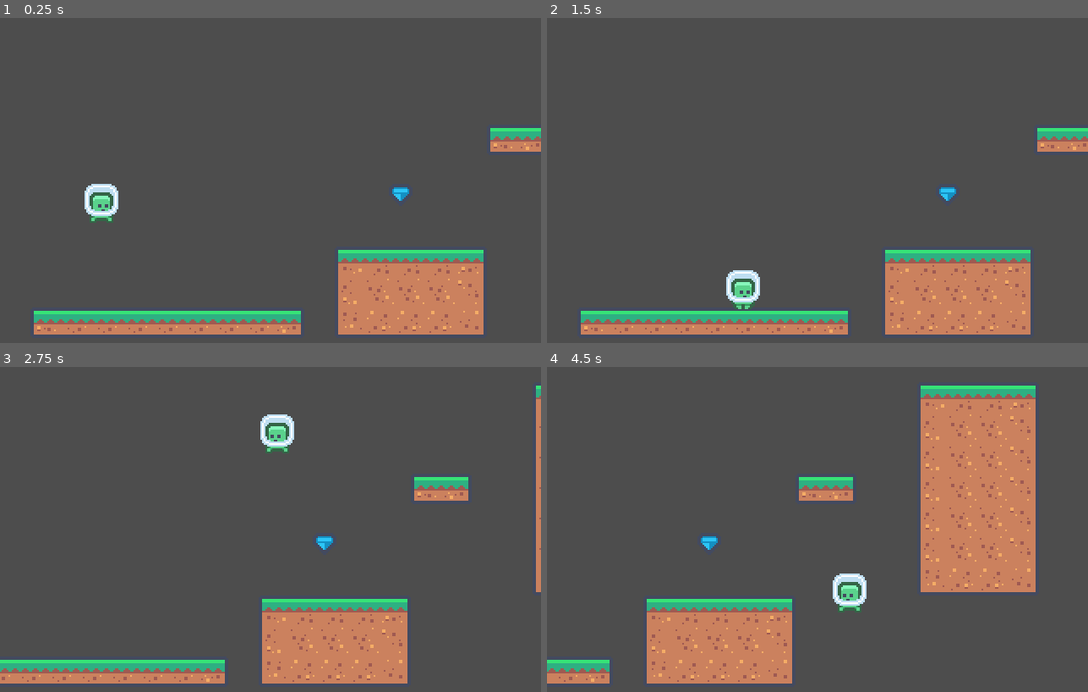
Above: before the commit, frames 1-4 (two rows, left to right).
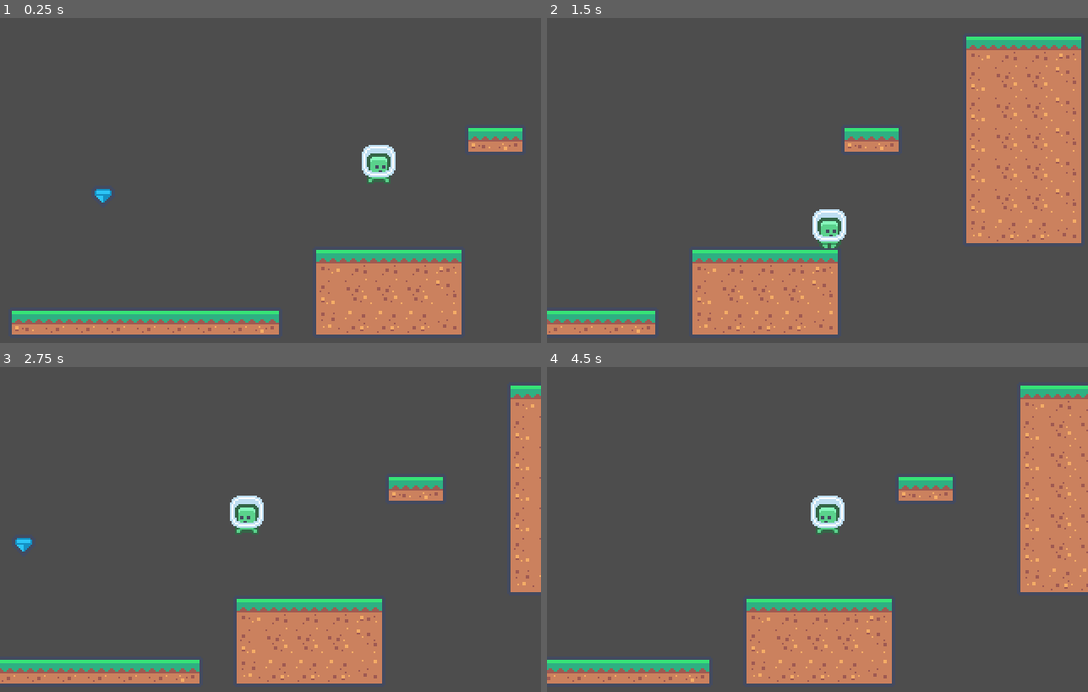
Above: after the commit, the same moments.

Repository: drusin/godot-example-jump-n-run
Game: Godot game, scene res://src/game_scene.tscn
Two runs of this game, one before a commit and one after it. Both use one fixed random seed, a clock stepped at 60 frames per second and the inputs below. Before the commit the project starts from res://game_scene.tscn.
Inputs:
- Up to frame 1 (0.25 s): no input
- Up to frame 2 (1.5 s): hold D (g_right) from 0.53 s (still down); tap Space (g_jump) at 0.6, 0.77, 1.07, 1.35 s
- Up to frame 3 (2.75 s): tap Space (g_jump) at 1.52, 1.82, 2.1 s; release D (g_right) at 2.03 s; hold A (g_left) from 2.03 s (still down)
- Up to frame 4 (4.5 s): release A (g_left) at 2.78 s; hold D (g_right) 2.78-4.28 s; tap Space (g_jump) at 2.85, 3.02, 3.32, 3.6, 3.77, 4.07, 4.35 s; hold A (g_left) from 4.28 s (still down)

The runs differ from the first frame. In frame 1, 5.8% of the frame differs, in the area x 2-100%, y 33-98%; in frame 2, 29%; in frame 3, 9.2%; in frame 4, 30%, in the area x 0-100%, y 5-98%.

Commit message:
cleaner folder structure

Diff:
--- a/jump-n-run/player/player_input.gd
+++ /dev/null
@@ -1,48 +0,0 @@
-class_name PlayerInput
-extends Node
-
-enum Controls {
-	LEFT,
-	RIGHT,
-	JUMP
-}
-
-const BUFFER_MS := 150
-
-var movement_axis := 0.0
-
-var jump_pressed: bool:
-	get:
-		return _jump_buffer.pressed()
-var _jump_buffer := BufferedAction.new()
-
-var _mapping := {}
-
-func _init() -> void:
-	_mapping[Controls.LEFT] = "g_left"
-	_mapping[Controls.RIGHT] = "g_right"
-	_mapping[Controls.JUMP] = "g_jump"
-
-
-func _process(_delta: float) -> void:
-	movement_axis = Input.get_axis(_mapping[Controls.LEFT], _mapping[Controls.RIGHT])
-
-
-func _unhandled_input(event: InputEvent) -> void:
-	if not event.is_pressed():
-		return
-	if event.is_action_pressed(_mapping[Controls.JUMP]):
-		_jump_buffer.trigger()
-		return
-
-
-class BufferedAction extends RefCounted:
-	var _last_timestamp := 0.0
-
-	func pressed() -> bool:
-		# "consume" the press on read, else double jump is triggered if you hold the button for longer than a frame
-		var timestamp := _last_timestamp
-		_last_timestamp = 0.0
-		return Time.get_ticks_msec() - timestamp <= BUFFER_MS
-
-	func trigger() -> void:	_last_timestamp = Time.get_ticks_msec()
--- a/jump-n-run/project.godot
+++ b/jump-n-run/project.godot
@@ -11,7 +11,7 @@
 [application]
 
 config/name="Jump-N-Run"
-run/main_scene="res://game_scene.tscn"
+run/main_scene="res://src/game_scene.tscn"
 config/features=PackedStringArray("4.3", "GL Compatibility")
 config/icon="res://icon.svg"
 
--- a/jump-n-run/game_scene.tscn
+++ b/jump-n-run/src/game_scene.tscn
@@ -1,10 +1,10 @@
 [gd_scene load_steps=7 format=4 uid="uid://dd6hgfry1xx6d"]
 
-[ext_resource type="PackedScene" uid="uid://5e53aevhu531" path="res://tile_map_layer.tscn" id="1_q4jpq"]
-[ext_resource type="Script" path="res://game_scene.gd" id="1_ssgfv"]
-[ext_resource type="PackedScene" uid="uid://4sv3s2lr7p00" path="res://player/player.tscn" id="2_rr3li"]
-[ext_resource type="PackedScene" uid="uid://cn3ldgbnyqkkd" path="res://double_jump.tscn" id="3_yvqr7"]
-[ext_resource type="PackedScene" uid="uid://cm413d50x1788" path="res://spawner.tscn" id="4_v0nl7"]
+[ext_resource type="PackedScene" uid="uid://5e53aevhu531" path="res://src/map/tile_map_layer.tscn" id="1_q4jpq"]
+[ext_resource type="Script" path="res://src/game_scene.gd" id="1_ssgfv"]
+[ext_resource type="PackedScene" uid="uid://4sv3s2lr7p00" path="res://src/player/player.tscn" id="2_rr3li"]
+[ext_resource type="PackedScene" uid="uid://cn3ldgbnyqkkd" path="res://src/map/double_jump.tscn" id="3_yvqr7"]
+[ext_resource type="PackedScene" uid="uid://cm413d50x1788" path="res://src/map/spawner.tscn" id="4_v0nl7"]
 
 [sub_resource type="WorldBoundaryShape2D" id="WorldBoundaryShape2D_yrb16"]
 
@@ -14,9 +14,6 @@
 [node name="TileMapLayer" parent="." instance=ExtResource("1_q4jpq")]
 tile_map_data = PackedByteArray("AAABAAsAAAABAAAAAAACAAsAAAACAAAAAAADAAsAAAACAAAAAAAEAAsAAAACAAAAAAAFAAsAAAACAAAAAAAGAA …(2192 unchanged characters)…
 metadata/_edit_lock_ = true
-
-[node name="DoubleJump" parent="TileMapLayer" instance=ExtResource("3_yvqr7")]
-position = Vector2(237, 131)
 
 [node name="SceneCamera" type="Camera2D" parent="."]
 limit_left = 0
@@ -34,9 +31,13 @@
 metadata/_edit_lock_ = true
 
 [node name="PlayerSpawner" parent="." node_paths=PackedStringArray("spawn_to") instance=ExtResource("4_v0nl7")]
-position = Vector2(60, 116)
+position = Vector2(237, 93)
 to_spawn = ExtResource("2_rr3li")
 spawn_to = NodePath("..")
 metadata/_edit_lock_ = true
 
+[node name="DoubleJump" parent="." instance=ExtResource("3_yvqr7")]
+position = Vector2(74, 132)
+metadata/_edit_lock_ = true
+
 [connection signal="body_entered" from="WorldBoundary" to="." method="_on_world_boundary_body_entered"]
--- a/jump-n-run/double_jump.tscn
+++ b/jump-n-run/src/map/double_jump.tscn
@@ -1,6 +1,6 @@
 [gd_scene load_steps=4 format=3 uid="uid://cn3ldgbnyqkkd"]
 
-[ext_resource type="PackedScene" uid="uid://br315y1gaq24m" path="res://powerup.tscn" id="1_didg7"]
+[ext_resource type="PackedScene" uid="uid://br315y1gaq24m" path="res://src/map/powerup.tscn" id="1_didg7"]
 [ext_resource type="Texture2D" uid="uid://d0rqq0yv0fvur" path="res://assets/tilemap.png" id="2_ka7ti"]
 
 [sub_resource type="CircleShape2D" id="CircleShape2D_g855m"]
--- a/jump-n-run/powerup.gd
+++ b/jump-n-run/src/map/powerup.gd
@@ -1,8 +1,6 @@
 extends Area2D
 
 @export var powerup: Player.Powerup
-
-@onready var collision: CollisionShape2D = $Collision
 
 
 func _on_body_entered(body: Node2D) -> void:
--- a/jump-n-run/powerup.tscn
+++ b/jump-n-run/src/map/powerup.tscn
@@ -1,6 +1,6 @@
 [gd_scene load_steps=2 format=3 uid="uid://br315y1gaq24m"]
 
-[ext_resource type="Script" path="res://powerup.gd" id="1_o77ai"]
+[ext_resource type="Script" path="res://src/map/powerup.gd" id="1_o77ai"]
 
 [node name="Powerup" type="Area2D"]
 script = ExtResource("1_o77ai")
--- a/jump-n-run/spawner.tscn
+++ b/jump-n-run/src/map/spawner.tscn
@@ -1,6 +1,6 @@
 [gd_scene load_steps=2 format=3 uid="uid://cm413d50x1788"]
 
-[ext_resource type="Script" path="res://spawner.gd" id="1_onbmm"]
+[ext_resource type="Script" path="res://src/map/spawner.gd" id="1_onbmm"]
 
 [node name="Spawner" type="Node2D"]
 script = ExtResource("1_onbmm")
--- a/jump-n-run/player/player.tscn
+++ b/jump-n-run/src/player/player.tscn
@@ -1,9 +1,9 @@
 [gd_scene load_steps=10 format=3 uid="uid://4sv3s2lr7p00"]
 
-[ext_resource type="Script" path="res://player/player.gd" id="1_af45o"]
+[ext_resource type="Script" path="res://src/player/player.gd" id="1_af45o"]
 [ext_resource type="Texture2D" uid="uid://dr2vkbctcntmw" path="res://assets/tilemap-characters_packed.png" id="1_w8i4p"]
-[ext_resource type="PackedScene" uid="uid://5y526683fn7t" path="res://player/state_machine/state_machine.tscn" id="3_i0gnj"]
-[ext_resource type="Script" path="res://player/player_input.gd" id="4_7gjr0"]
+[ext_resource type="PackedScene" uid="uid://5y526683fn7t" path="res://src/player/state_machine/state_machine.tscn" id="3_i0gnj"]
+[ext_resource type="Script" path="res://src/player/player_input.gd" id="4_7gjr0"]
 
 [sub_resource type="Animation" id="Animation_cigb2"]
 resource_name = "Air"
--- /dev/null
+++ b/jump-n-run/src/player/player_input.gd
@@ -0,0 +1,51 @@
+class_name PlayerInput
+extends Node
+
+var movement_axis := 0.0
+var jump_pressed: bool:
+	get:
+		return _jump_buffer.pressed()
+
+
+enum _Controls {
+	LEFT,
+	RIGHT,
+	JUMP
+}
+
+const _BUFFER_MS := 150
+
+var _jump_buffer := _BufferedAction.new()
+var _mapping := {}
+
+
+func _init() -> void:
+	_mapping[_Controls.LEFT] = "g_left"
+	_mapping[_Controls.RIGHT] = "g_right"
+	_mapping[_Controls.JUMP] = "g_jump"
+
+
+func _process(_delta: float) -> void:
+	movement_axis = Input.get_axis(_mapping[_Controls.LEFT], _mapping[_Controls.RIGHT])
+
+
+func _unhandled_input(event: InputEvent) -> void:
+	if not event.is_pressed():
+		return
+	if event.is_action_pressed(_mapping[_Controls.JUMP]):
+		_jump_buffer.trigger()
+		return
+
+
+class _BufferedAction extends RefCounted:
+	var _last_timestamp := 0.0
+
+	func pressed() -> bool:
+		# "consume" the press on read, else double jump is triggered immediately if you hold the button for longer than a frame
+		var timestamp := _last_timestamp
+		_last_timestamp = 0.0
+		return Time.get_ticks_msec() - timestamp <= _BUFFER_MS
+
+
+	func trigger() -> void:
+		_last_timestamp = Time.get_ticks_msec()
--- a/jump-n-run/player/state_machine/state_machine.tscn
+++ b/jump-n-run/src/player/state_machine/state_machine.tscn
@@ -1,11 +1,11 @@
 [gd_scene load_steps=7 format=3 uid="uid://5y526683fn7t"]
 
-[ext_resource type="Script" path="res://player/state_machine/state_machine.gd" id="1_by86n"]
-[ext_resource type="Script" path="res://player/state_machine/air.gd" id="2_2uvo1"]
-[ext_resource type="Script" path="res://player/state_machine/coyote.gd" id="3_a82ir"]
-[ext_resource type="Script" path="res://player/state_machine/idle.gd" id="4_7jre0"]
-[ext_resource type="Script" path="res://player/state_machine/jumping.gd" id="5_uk3hn"]
-[ext_resource type="Script" path="res://player/state_machine/running.gd" id="6_v8km6"]
+[ext_resource type="Script" path="res://src/player/state_machine/state_machine.gd" id="1_by86n"]
+[ext_resource type="Script" path="res://src/player/state_machine/air.gd" id="2_2uvo1"]
+[ext_resource type="Script" path="res://src/player/state_machine/coyote.gd" id="3_a82ir"]
+[ext_resource type="Script" path="res://src/player/state_machine/idle.gd" id="4_7jre0"]
+[ext_resource type="Script" path="res://src/player/state_machine/jumping.gd" id="5_uk3hn"]
+[ext_resource type="Script" path="res://src/player/state_machine/running.gd" id="6_v8km6"]
 
 [node name="StateMachine" type="Node" node_paths=PackedStringArray("initial_state")]
 script = ExtResource("1_by86n")
--- a/jump-n-run/state.gd
+++ b/jump-n-run/src/state.gd
@@ -3,7 +3,7 @@
 
 ## Generic state to use in a state machine
 
-## Should be emited if the state wants to switch to a different state [br]
+## Should be emitted if the state wants to switch to a different state [br]
 ##
 ## [param from]: current state name [br]
 ## [param to]: state to switch to [br]
Renamed: jump-n-run/game_scene.gd -> jump-n-run/src/game_scene.gd
Renamed: jump-n-run/spawner.gd -> jump-n-run/src/map/spawner.gd
Renamed: jump-n-run/tile_map_layer.tscn -> jump-n-run/src/map/tile_map_layer.tscn
Renamed: jump-n-run/player/player.gd -> jump-n-run/src/player/player.gd
Renamed: jump-n-run/player/state_machine/air.gd -> jump-n-run/src/player/state_machine/air.gd
Renamed: jump-n-run/player/state_machine/coyote.gd -> jump-n-run/src/player/state_machine/coyote.gd
Renamed: jump-n-run/player/state_machine/idle.gd -> jump-n-run/src/player/state_machine/idle.gd
Renamed: jump-n-run/player/state_machine/jumping.gd -> jump-n-run/src/player/state_machine/jumping.gd
Renamed: jump-n-run/player/state_machine/player_state.gd -> jump-n-run/src/player/state_machine/player_state.gd
Renamed: jump-n-run/player/state_machine/running.gd -> jump-n-run/src/player/state_machine/running.gd
Renamed: jump-n-run/player/state_machine/state_machine.gd -> jump-n-run/src/player/state_machine/state_machine.gd
